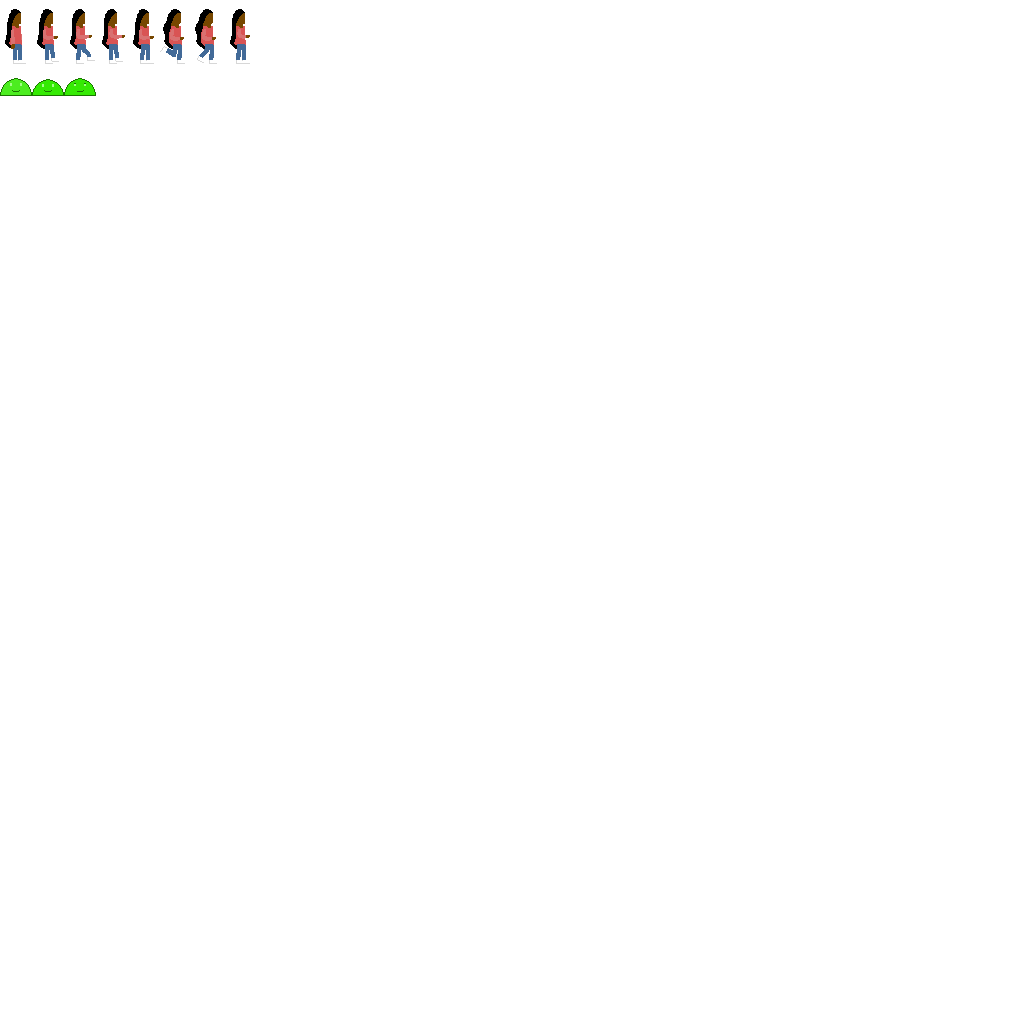
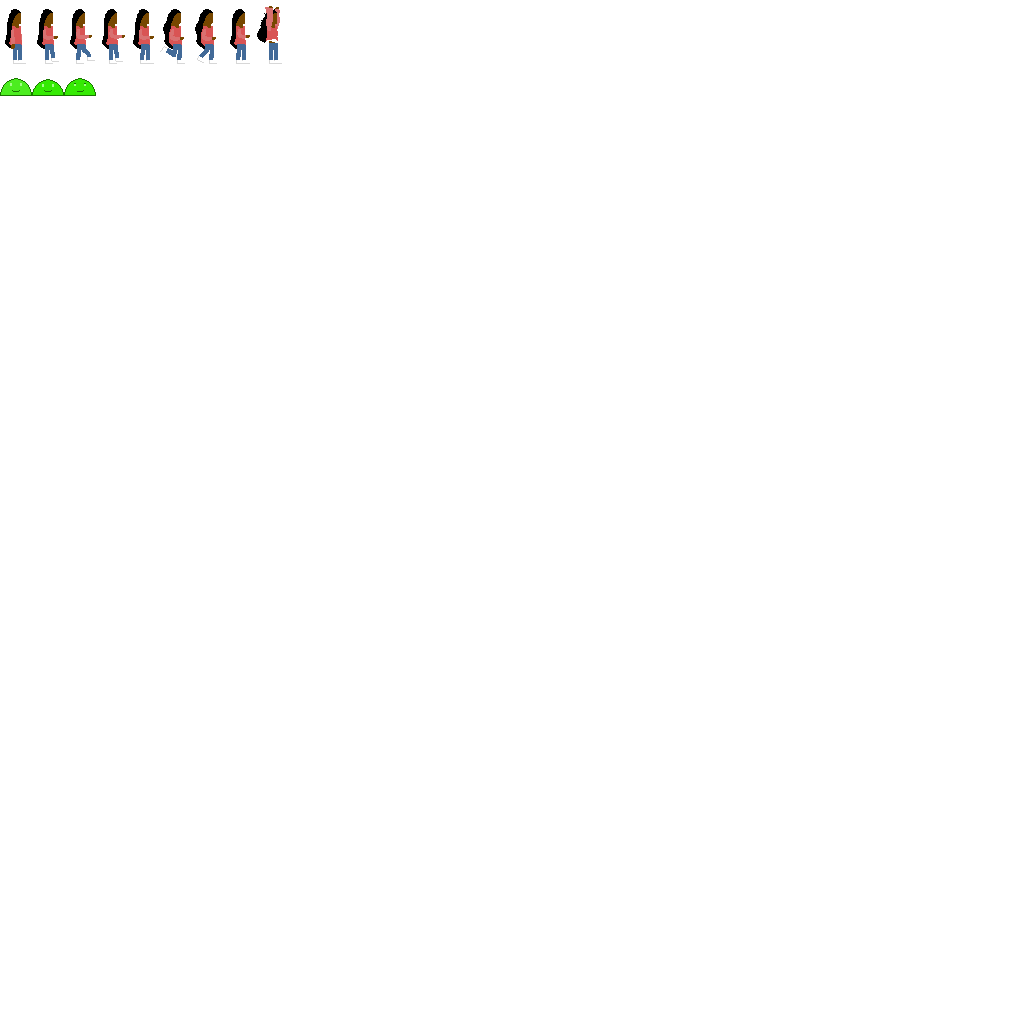
The second (1024, 1024) image is a revision of the first. Changes to its layers:
painted on "FG" over left=257, top=6, right=282, bottom=64
